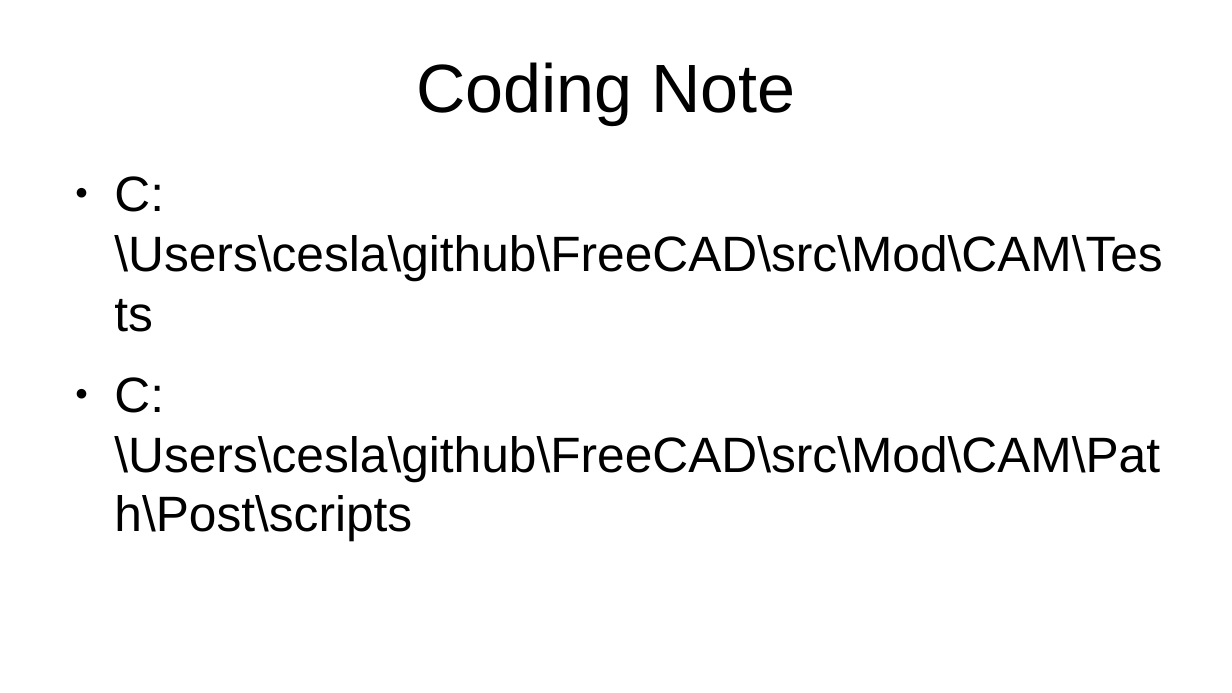
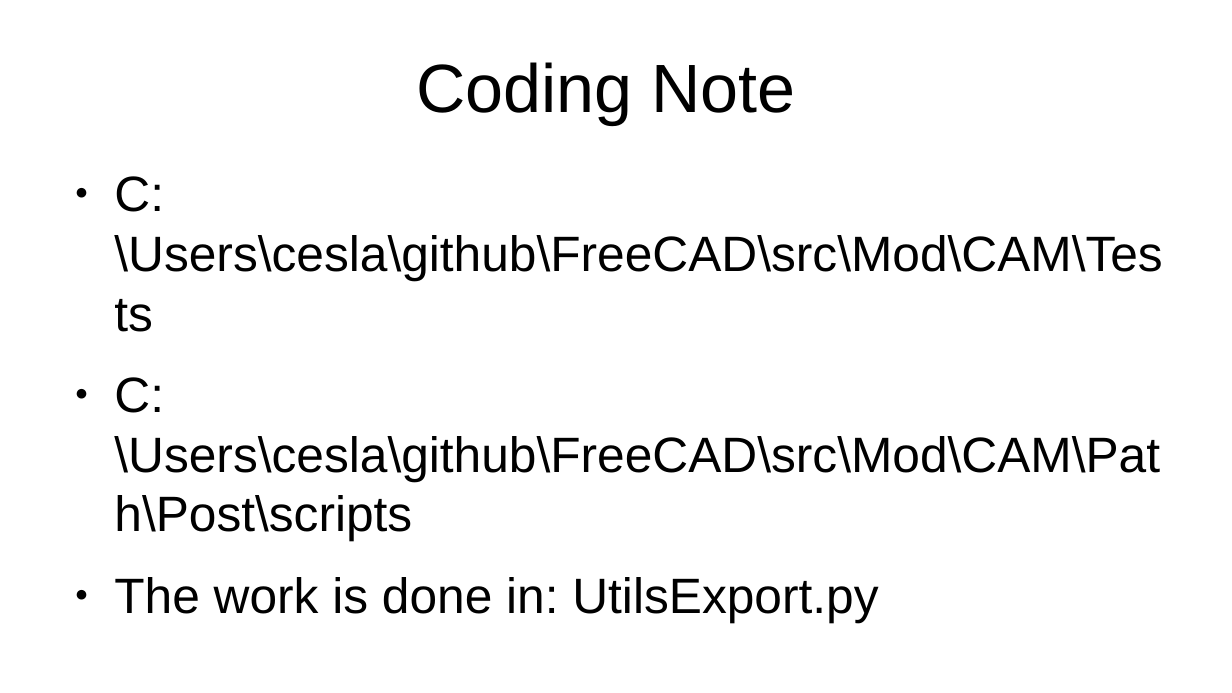
Before and after one commit to ShamanTcler/FreeCadPost, a slide deck: slide 7 of PostDoc 1.odp (slide 6 before the commit). Drawn at 1232x693 pixels with LibreOffice and Linux fonts; fonts in the diff are those of the drawing. Boxes give left, top, right and bottom in pixels: in the first picture for what was removed or moved away, otherwise in the second. Text is boxed around its words. In the diff, an @@ line names an element or a change of style, - is before the commit and + after.

```diff
--- a/PostDoc 1.odp
+++ b/PostDoc 1.odp
@@ text at box(114, 577, 878, 623): paragraph added @@
+● The work is done in: UtilsExport.py
```
Also in this commit, not shown: 3 slides added, 11 other files.
